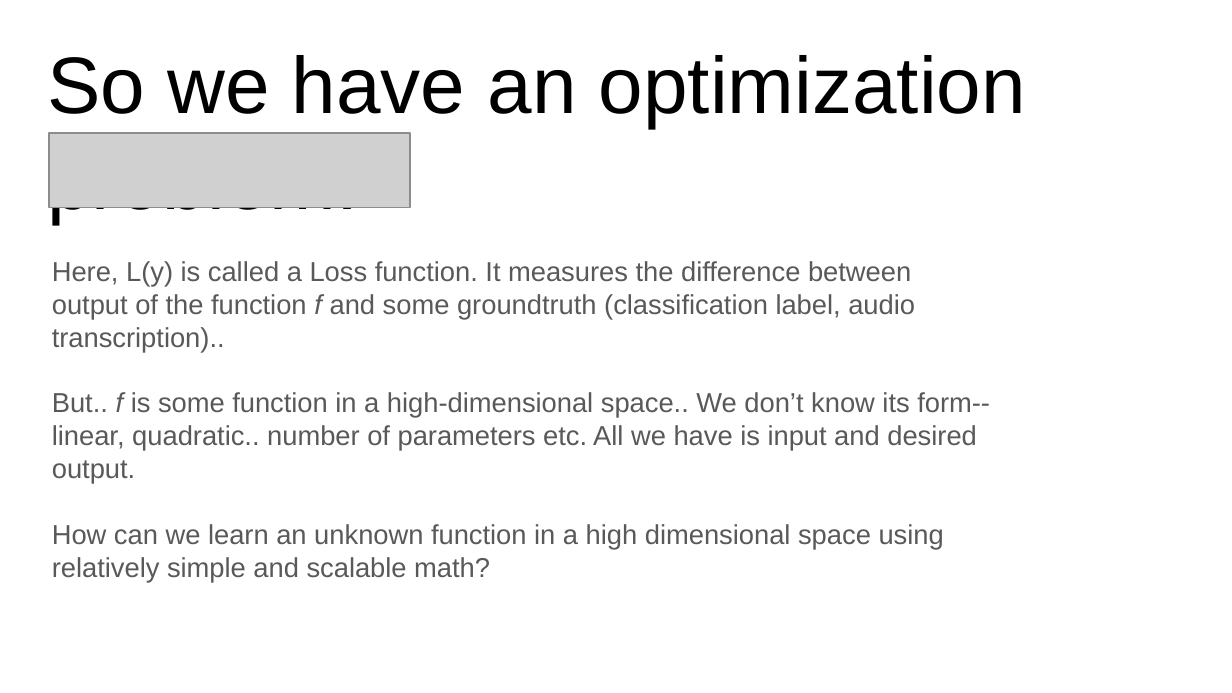
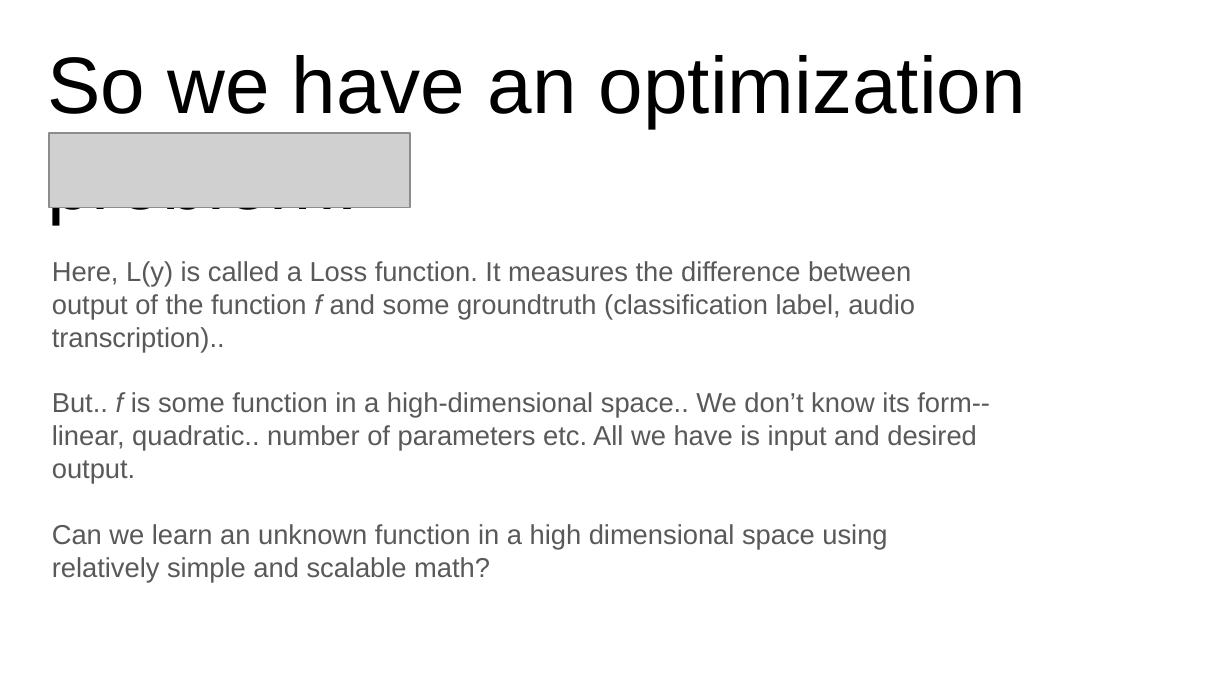
Before and after one commit to ankur6ue/deep-learning-course, a slide deck: slide 10 of Module 1/class_1.1/deep_learning_course_class_1.1.pptx. Drawn at 1232x693 pixels with LibreOffice and Linux fonts; fonts in the diff are those of the drawing; grey boxes stand for pictures. Boxes give left, top, right and bottom in pixels: in the first picture for what was removed or moved away, otherwise in the second. Text is boxed around its words. In the diff, an @@ line names an element or a change of style, - is before the commit and + after.

Commit message:
Updated slides and code for lectures 1.1, 1.2, 1.3

```diff
--- a/Module 1/class_1.1/deep_learning_course_class_1.1.pptx
+++ b/Module 1/class_1.1/deep_learning_course_class_1.1.pptx
@@ text at <box>52,524,887,582</box>: text changed @@
-How can we learn an unknown function in a high dimensional space using relatively simple and scalable math?
+Can we learn an unknown function in a high dimensional space using relatively simple and scalable math?
```
Also in this commit, not shown: 5 other slides changed, 1 slide added, 1 slide removed, 1 other file.
